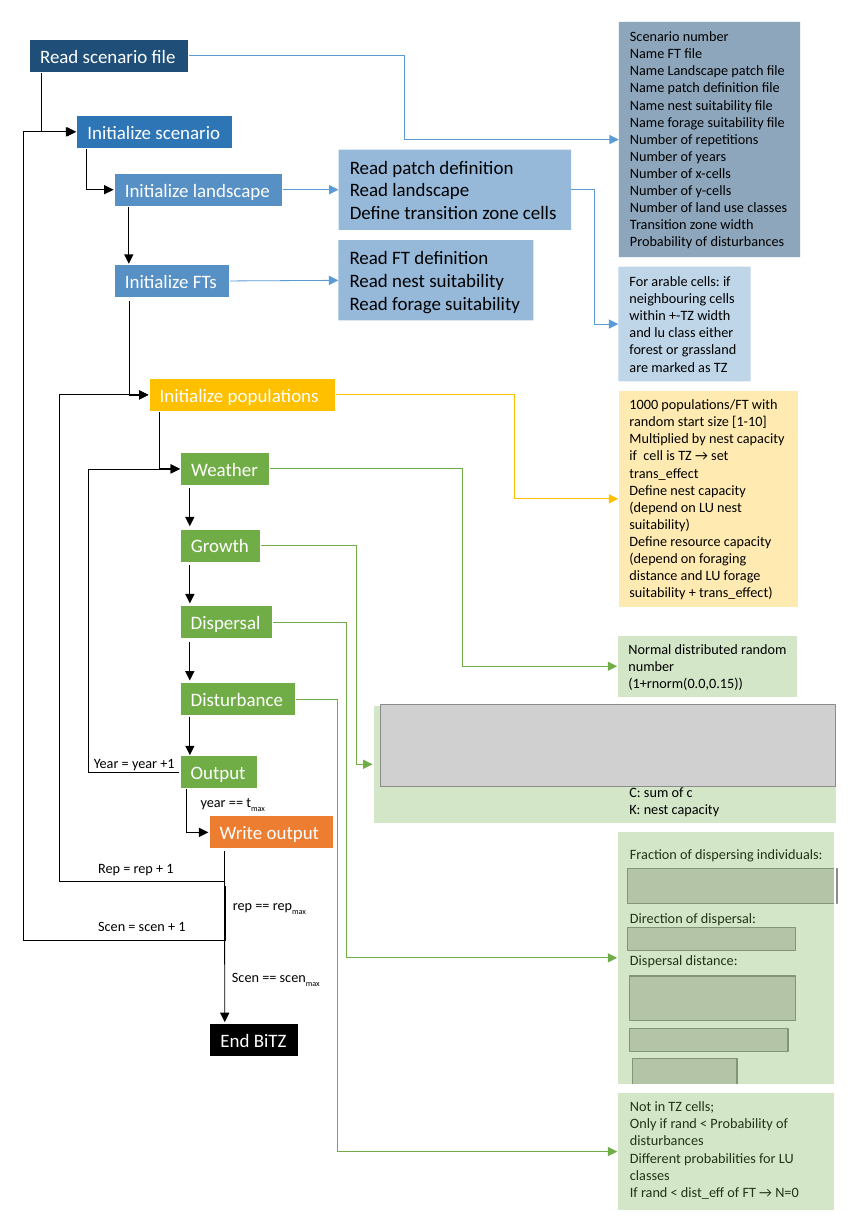
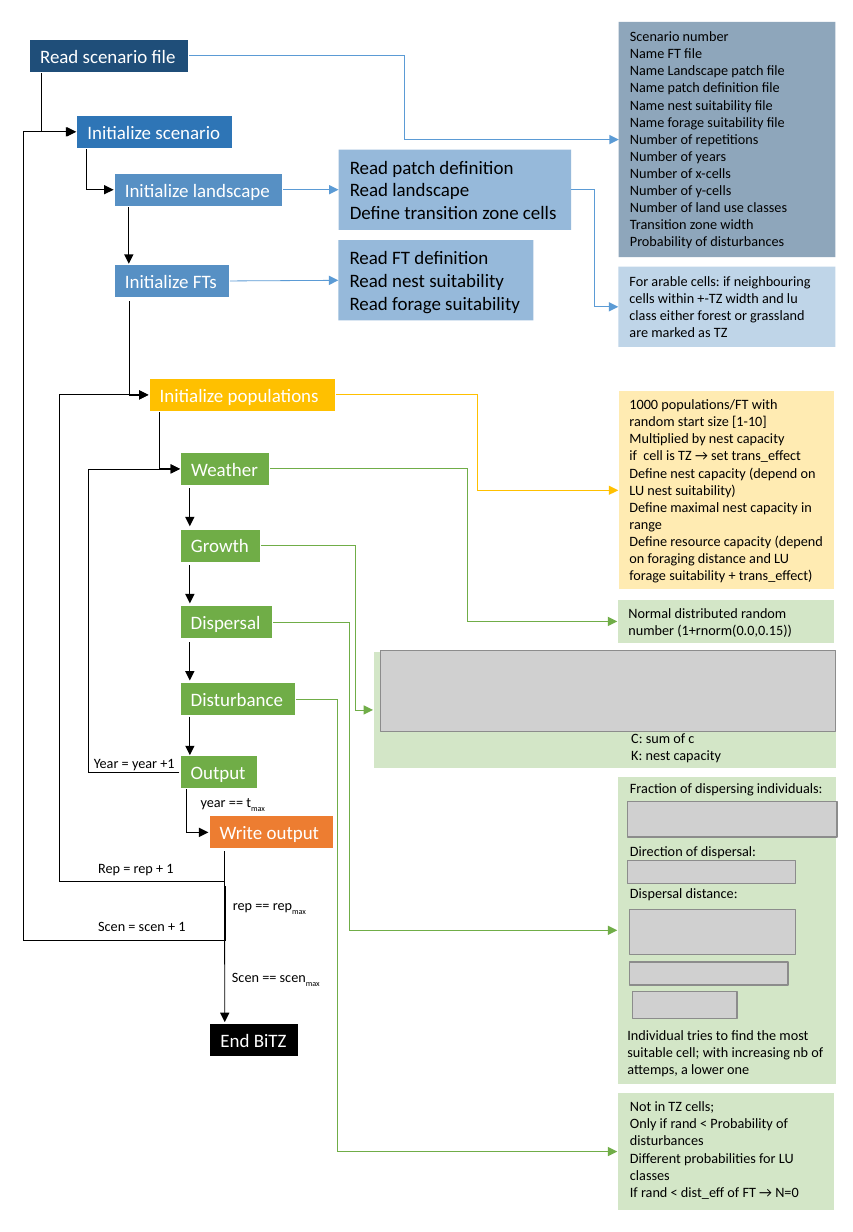
Before and after one commit to JetteReeg/BiTZ, a slide deck: slide 1 of Flowchart.pptx. Drawn at 853x1232 pixels with LibreOffice and Linux fonts; fonts in the diff are those of the drawing; grey boxes stand for pictures. Boxes give left, top, right and bottom in pixels: in the first picture for what was removed or moved away, otherwise in the second. Text is boxed around its words. In the diff, an @@ line names an element or a change of style, - is before the commit and + after.

Commit message:
Integrating TZ effect on nesting capacity Effect for both resource and nesting is now a trait parameter in the FT_definition file

```diff
--- a/Flowchart.pptx
+++ b/Flowchart.pptx
@@ rectangle "Scenario number": place and size @@
-rectangle "Scenario number" at [619,22,801,257]
+rectangle "Scenario number" at [619,22,835,257]
@@ elbow arrow moved from (571, 190) - (619, 324) to (571, 190) - (619, 307) @@
@@ rectangle "For arable cells: if neighbouring ...": place and size @@
-rectangle "For arable cells: if neighbouring ..." at [619,266,752,381]
+rectangle "For arable cells: if neighbouring ..." at [619,266,836,347]
@@ elbow arrow moved from (337, 395) - (619, 499) to (337, 395) - (619, 490) @@
@@ rectangle "1000 populations/FT with random start ...": place and size @@
-rectangle "1000 populations/FT with random start ..." at [619,390,801,608]
+rectangle "1000 populations/FT with random start ..." at [619,390,836,591]
@@ elbow arrow moved from (271, 469) - (618, 666) to (271, 469) - (618, 622) @@
@@ text in rectangle at [629,502,812,532]: paragraph added @@
+Define maximal nest capacity in range
@@ elbow arrow moved from (262, 546) - (372, 764) to (262, 546) - (373, 710) @@
@@ rectangle "Normal distributed random number (1+rnorm(0.0,0.15))": place and size @@
-rectangle "Normal distributed random number (1+rnorm(0.0,0.15))" at [618,635,800,698]
+rectangle "Normal distributed random number (1+rnorm(0.0,0.15))" at [618,598,836,644]
@@ elbow arrow moved from (273, 622) - (618, 958) to (273, 622) - (618, 930) @@
@@ 1 picture, 1 text, 1 rectangle: place and size @@
-1 picture, 1 text, 1 rectangle at [372,705,837,825]
+1 picture, 1 text, 1 rectangle at [373,651,838,770]
@@ rectangle: place and size @@
-rectangle at [618,830,836,1085]
+rectangle at [618,776,837,1085]
@@ 5 pictures, 3 texts: place and size @@
-5 pictures, 3 texts at [628,849,837,1086]
+5 pictures, 3 texts at [628,783,837,1019]
@@ text added at [627,1030,823,1077], 9 pt, text #000000 @@
+Individual tries to find the most suitable cell; with increasing nb of attemps, a lower one
```
Also in this commit, not shown: 1 slide added, 4 other files.
